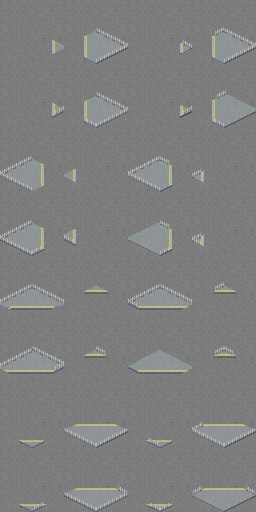
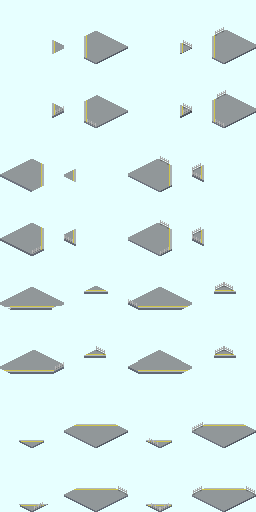
Layers edited between the first and the second 256 x 512 image:
hid "Fence_R" over [96, 44, 256, 511]
hid "Fence_L" over [0, 156, 160, 367]
hid "Fence_F" over [0, 172, 224, 511]
hid "Fence_B" over [32, 28, 256, 364]
painted on "FS_B" over [183, 103, 233, 291]
painted on "FS_F" over [192, 171, 201, 245]
painted on "FS_L" over [192, 163, 201, 242]
hid "貼り付けられたレイヤー コピー #1" over [0, 0, 256, 512]
added layer "[29] コピー" in group "[31]" over [192, 229, 204, 246]
added group "[27]@" with 2 layers in group "Left" over [192, 165, 204, 182]
added layer "[29] コピー #1" in group "[27]@" over [192, 165, 204, 182]
moved "[27]" into group "[27]@" over [192, 171, 204, 182]
